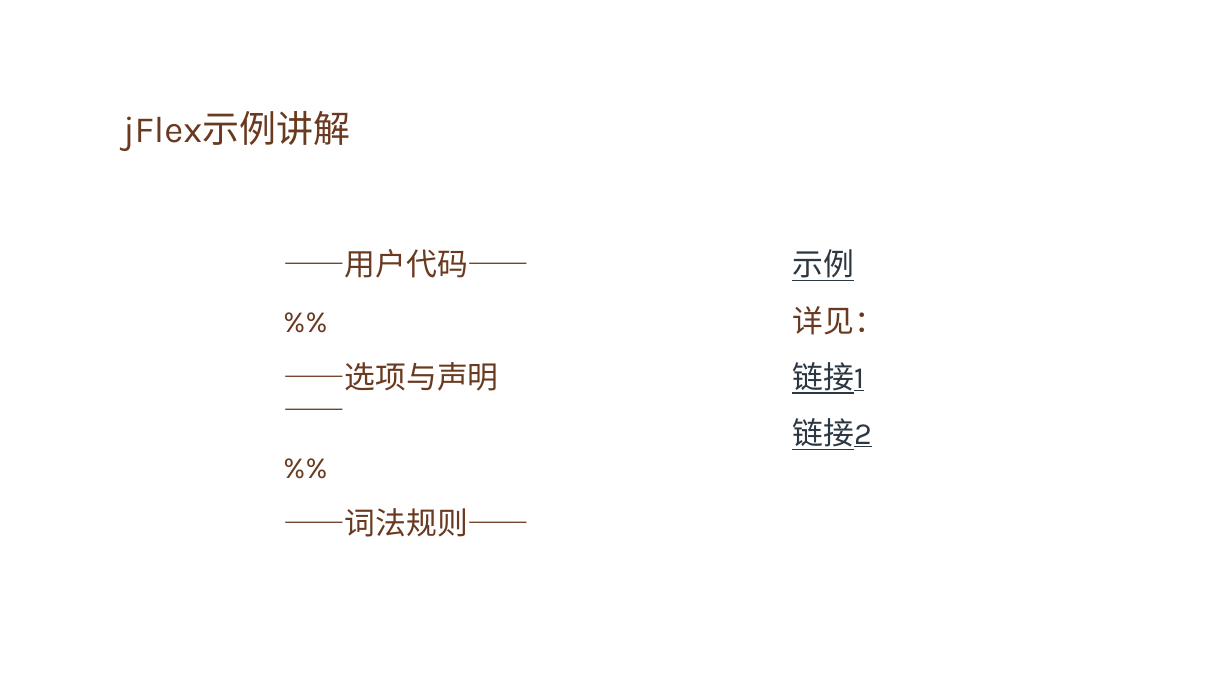
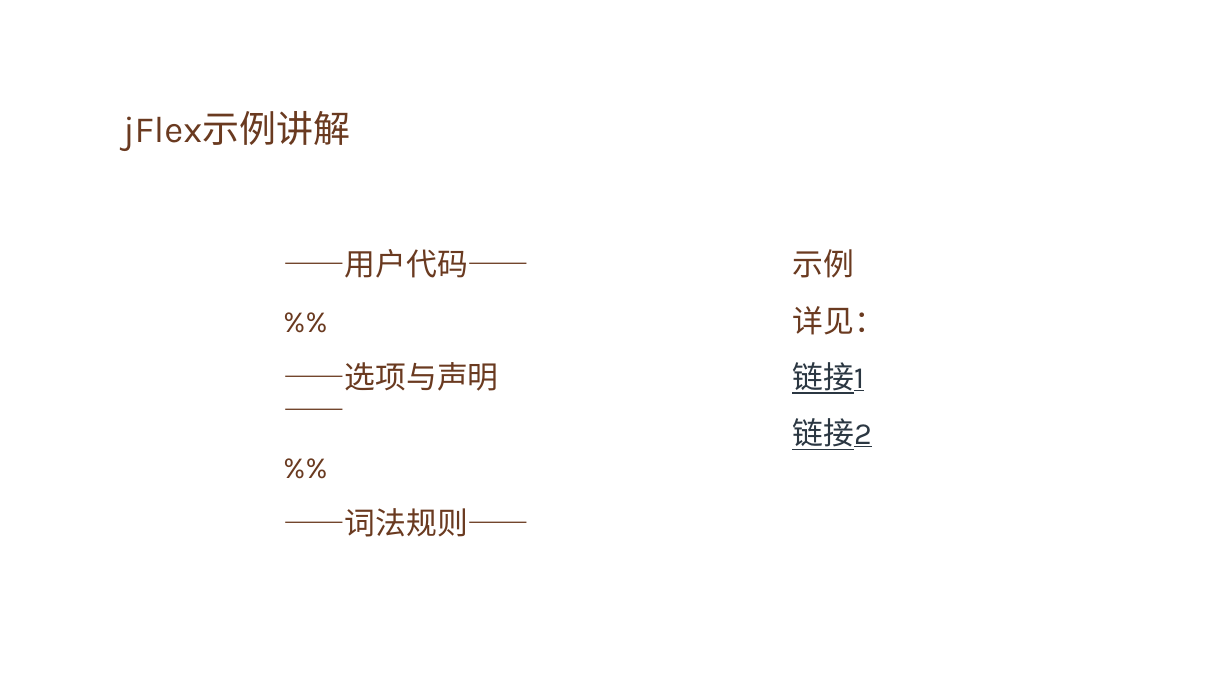
Before and after one commit to fhlxc/ubuntu-jflex, a slide deck: slide 7 of Ubuntu下配置及使用jflex.pptx. Drawn at 1232x693 pixels with LibreOffice and Linux fonts; fonts in the diff are those of the drawing; background and template pictures are left out. Boxes give left, top, right and bottom in pixels: in the first picture for what was removed or moved away, otherwise in the second. Text is boxed around its words. In the diff, an @@ line names an element or a change of style, - is before the commit and + after.

Commit message:
修改部分ppt

```diff
--- a/Ubuntu下配置及使用jflex.pptx
+++ b/Ubuntu下配置及使用jflex.pptx
@@ text at bbox=[792, 249, 854, 278]: text colour #2B3742 to #6A3A20, underline off in "示例" @@
```
